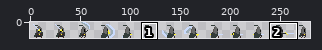
File history of a sprite sheet, Assets/Sprites/New Knight Animations/Stab_Combo.png. The first picture is a wide view before the edit; the outline marks the close-up.
Close-up. Before the edit:
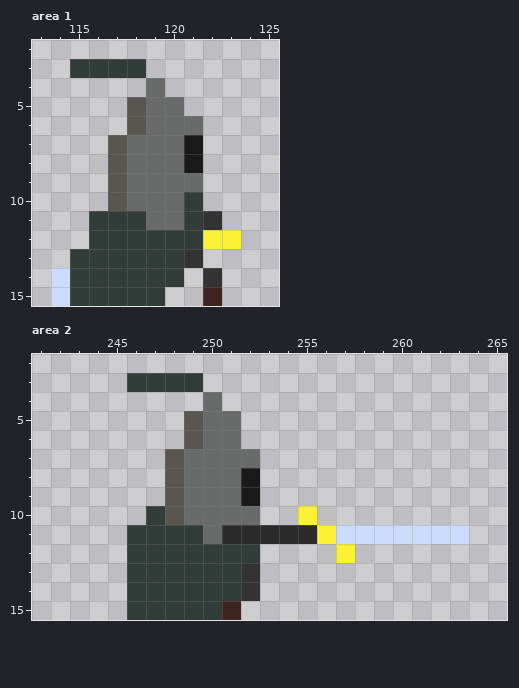
The file is 286x16 pixels. Colours within 5 levels of each other are drawn and written as one. Shown: area 1: x 113..125, y 2..15; area 2: x 241..265, y 2..15. The wide view leaves out empty margins. The commit also changed other parts of the picture, which this record leaves out.
And afterwards:
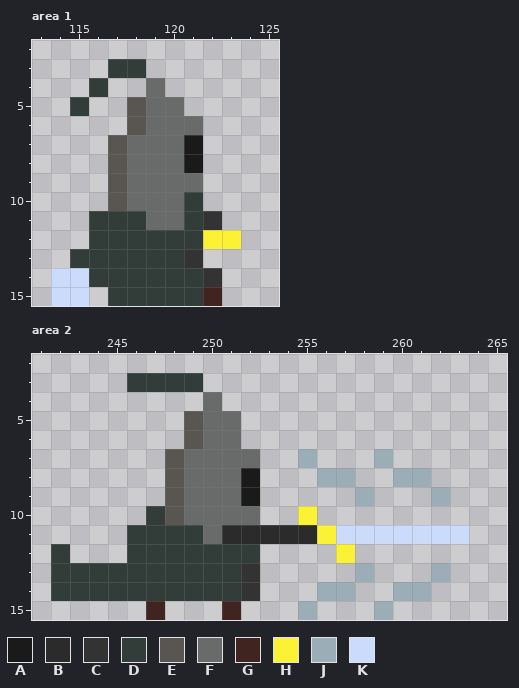
Palette (. is transparent): A #1a1a1a  B #2b2b2b  C #333333  D #323c39  E #595652  F #696a6a  G #40241f  H #fbf236  J #9badb7  K #cbdbfc
The exact change:
Area 1:
y 3: x 115..116 DD -> ..
y 4: x 116 . -> D
y 5: x 115 . -> D
y 14: x 115 D -> K; x 121 . -> D
y 15: x 115..116 DD -> K.; x 120..121 .. -> DD
Area 2:
y 7: x 255 . -> J; x 259 . -> J
y 8: x 256..257 .. -> JJ; x 260..261 .. -> JJ
y 9: x 258 . -> J; x 262 . -> J
y 12: x 242 . -> D
y 13: x 242..245 .... -> DDDD; x 258 . -> J; x 262 . -> J
y 14: x 242..245 .... -> DDDD; x 256..257 .. -> JJ; x 260..261 .. -> JJ
y 15: x 246..250 DDDDD -> .G...; x 255 . -> J; x 259 . -> J
Pixel boxes of the changes (left, top, right, bottom) in both close-ups:
changed: (70, 59, 108, 116)
changed: (70, 268, 203, 306)
changed: (51, 449, 450, 620)
